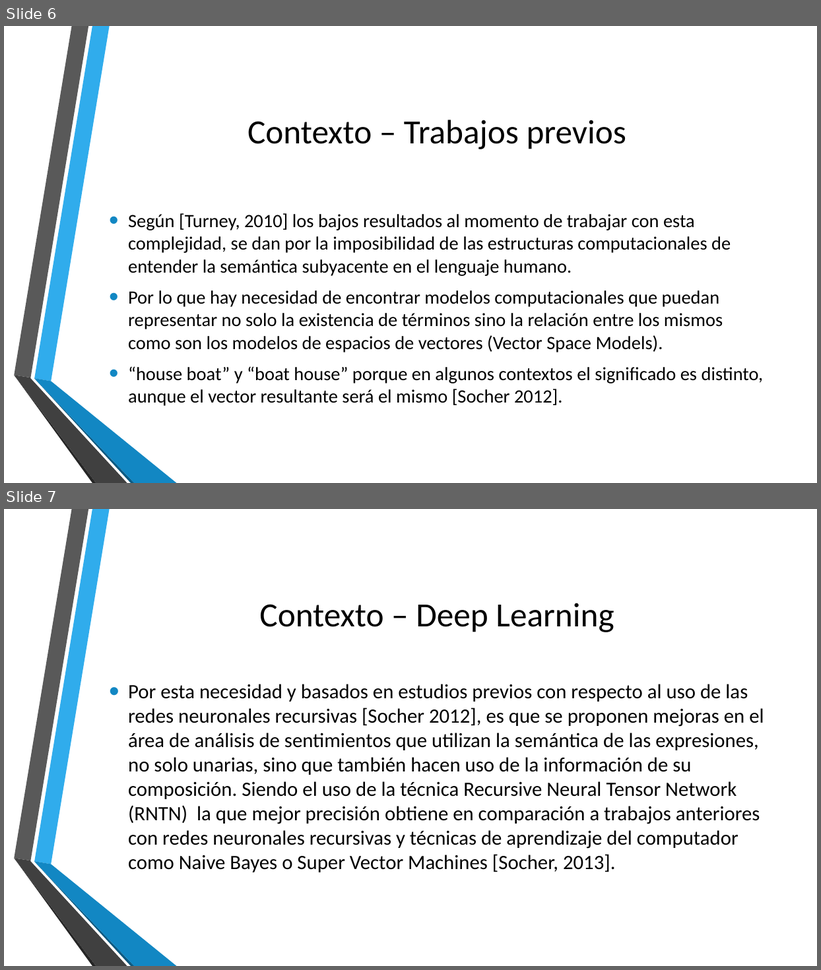
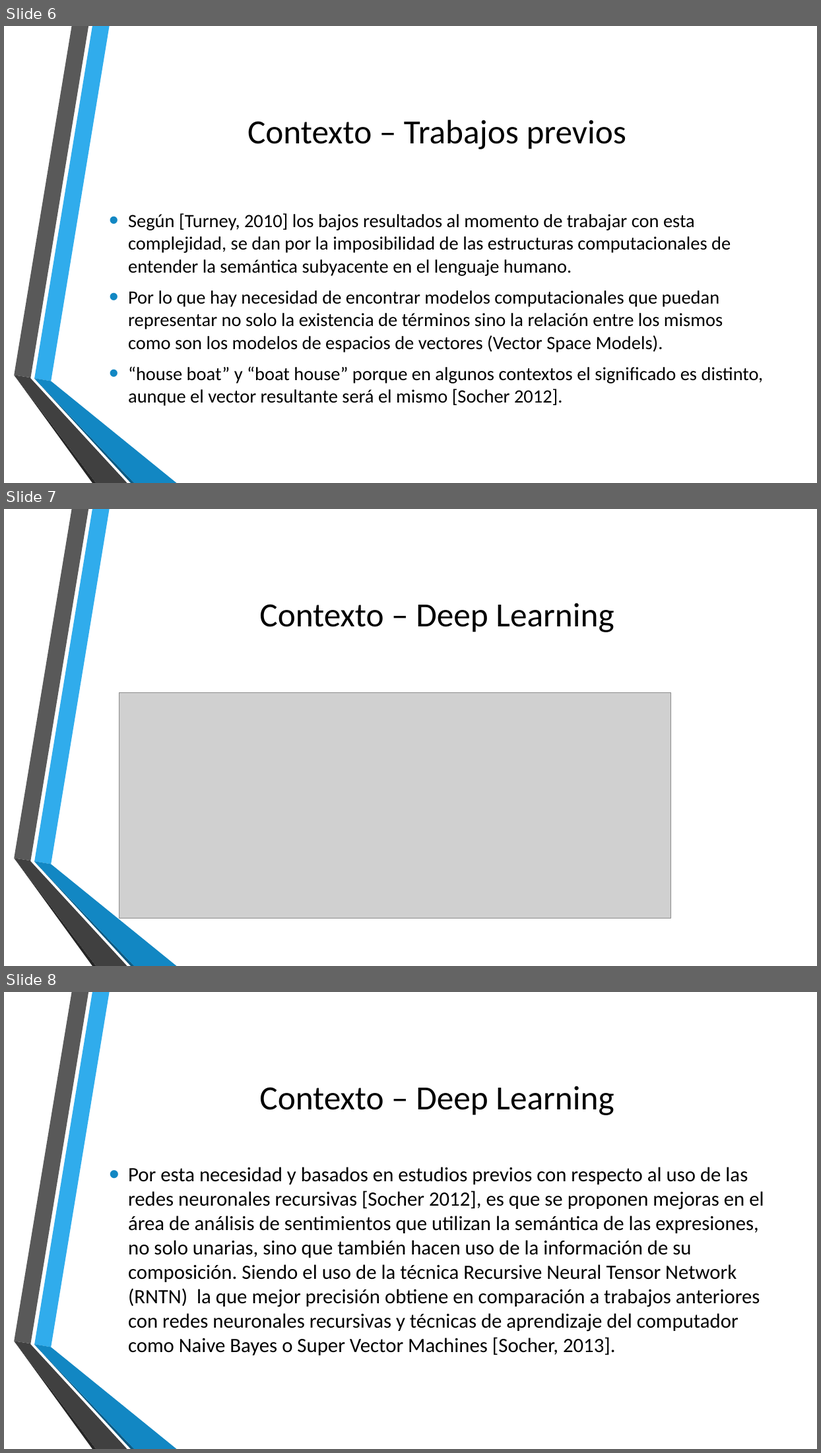
Before and after one commit to gcvalderrama/pucp_dl_RNTN, a slide deck: Análisis de sentimientos en reseñas de películas mediante.pptx. Shown one above the other, each under a label of ours: slides 6 and 7 before the commit, slides 6, 7 and 8 after it. The pictures are 821x970 and 821x1453 pixels, drawn with LibreOffice and Linux fonts; fonts in the diff are those of the drawing; grey boxes stand for pictures; background and template pictures are left out. Boxes give left, top, right and bottom in pixels: in the first picture for what was removed or moved away, otherwise in the second. Text is boxed around its words. In the diff, an @@ line names an element or a change of style, - is before the commit and + after.

```diff
--- a/Análisis de sentimientos en reseñas de películas mediante.pptx
+++ b/Análisis de sentimientos en reseñas de películas mediante.pptx
@@ slide 7 added at (4,509,817,966), background picture (left out); not listed: 6 template elements that a slide beside it also shows @@
@@ title added at (259,603,614,632), 40 pt, text #000000 @@
+Contexto – Deep Learning
@@ picture added at (120,693,671,919) @@
@@ what was slide 7 is now slide 8 @@
```
Also in this commit, not shown: 2 slides changed, 2 other slides added, 6 other files.
